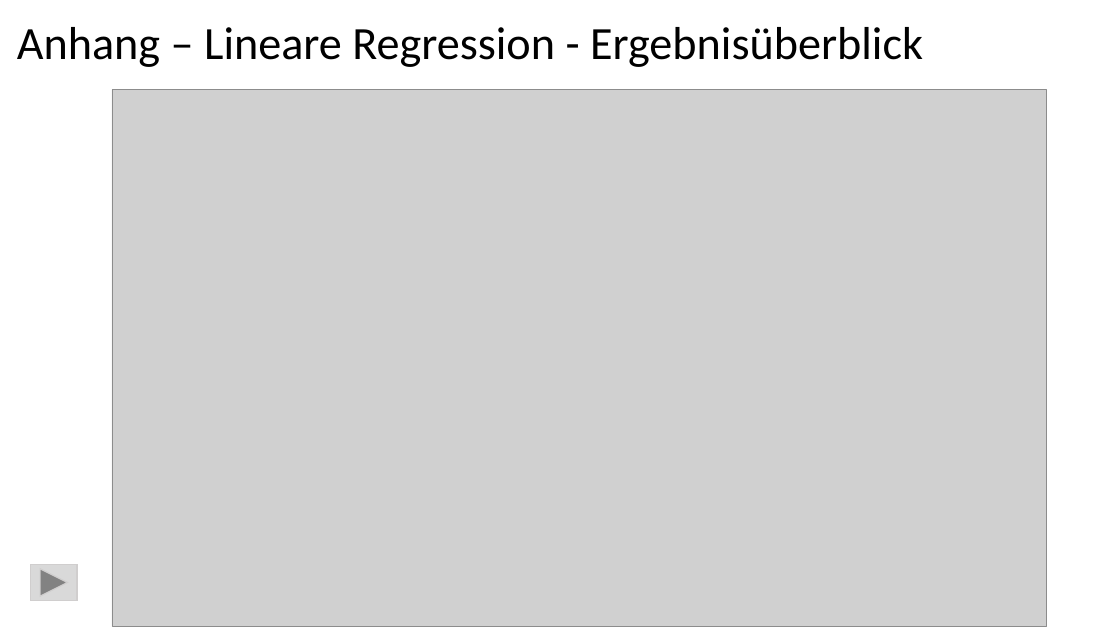
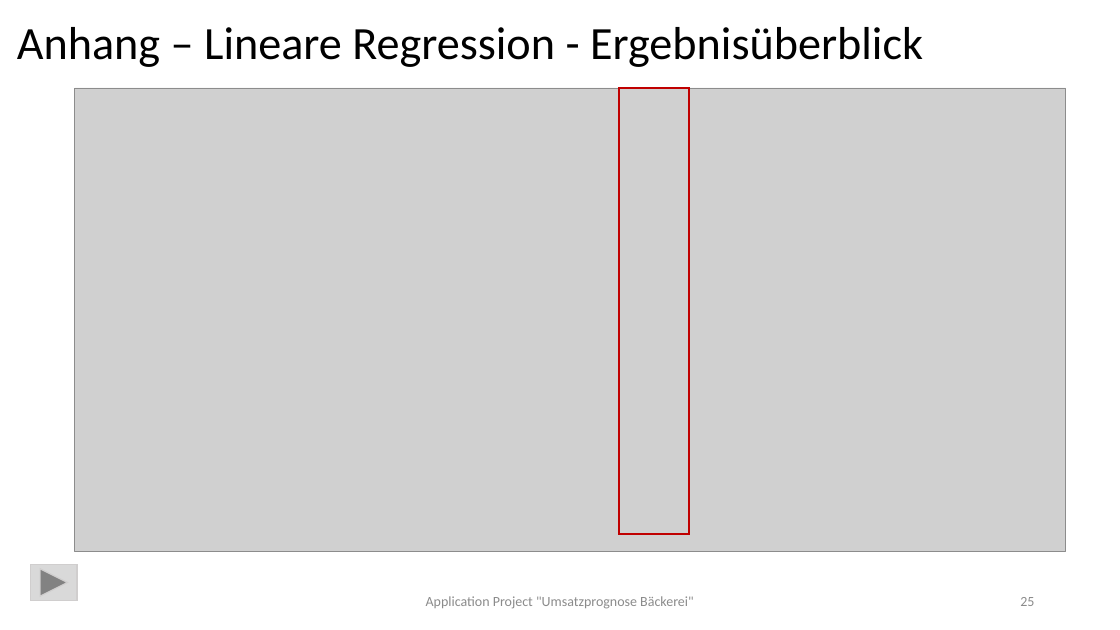
Before and after one commit to ChristinaMaedge/Application_Project, a slide deck: slide 25 of ApplicationProject_UmsatzprognoseBäckerei_v2.pptx (slide 24 before the commit). Drawn at 1120x630 pixels with LibreOffice and Linux fonts; fonts in the diff are those of the drawing; grey boxes stand for pictures. Boxes give left, top, right and bottom in pixels: in the first picture for what was removed or moved away, otherwise in the second. Text is boxed around its words. In the diff, an @@ line names an element or a change of style, - is before the commit and + after.

```diff
--- a/ApplicationProject_UmsatzprognoseBäckerei_v2.pptx
+++ b/ApplicationProject_UmsatzprognoseBäckerei_v2.pptx
@@ picture: place and size @@
-picture at (112, 90, 1046, 627)
+picture at (75, 88, 1066, 552)
@@ rectangle added at (619, 88, 690, 534), outline #C00000 1.5 pt @@
@@ text added at (426, 596, 693, 609), 12 pt, text #8C8C8C @@
+Application Project "Umsatzprognose Bäckerei"
@@ page number added at (1020, 597, 1034, 606), 12 pt, text #8C8C8C @@
+25
```
Also in this commit, not shown: 17 other slides changed, 3 slides added, 1 slide removed, 3 other files.
